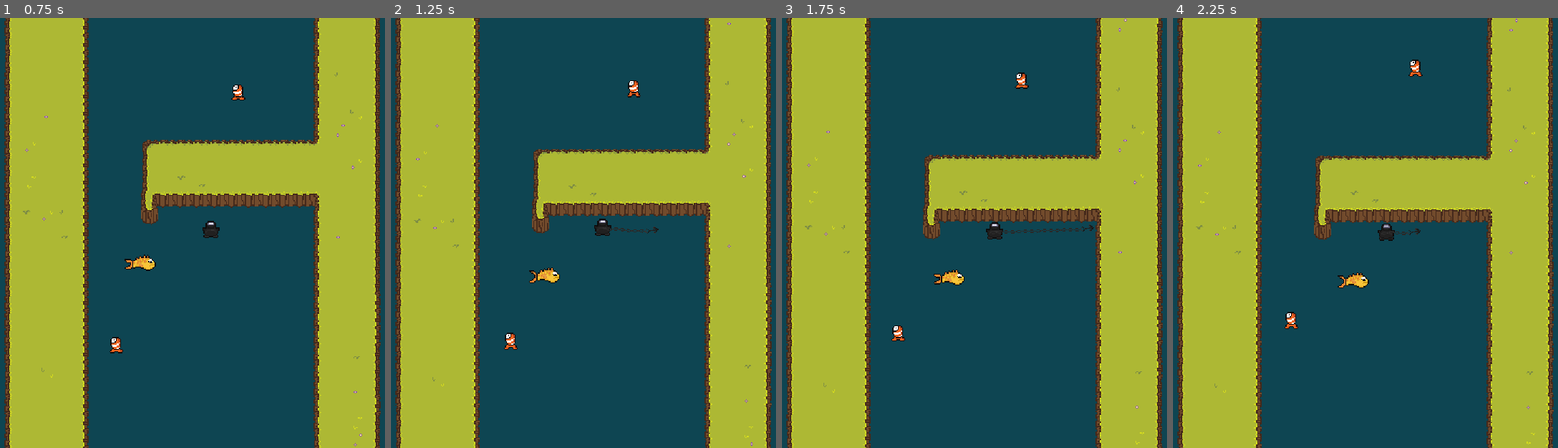
Above: before the commit, frames 1-4 (left to right).
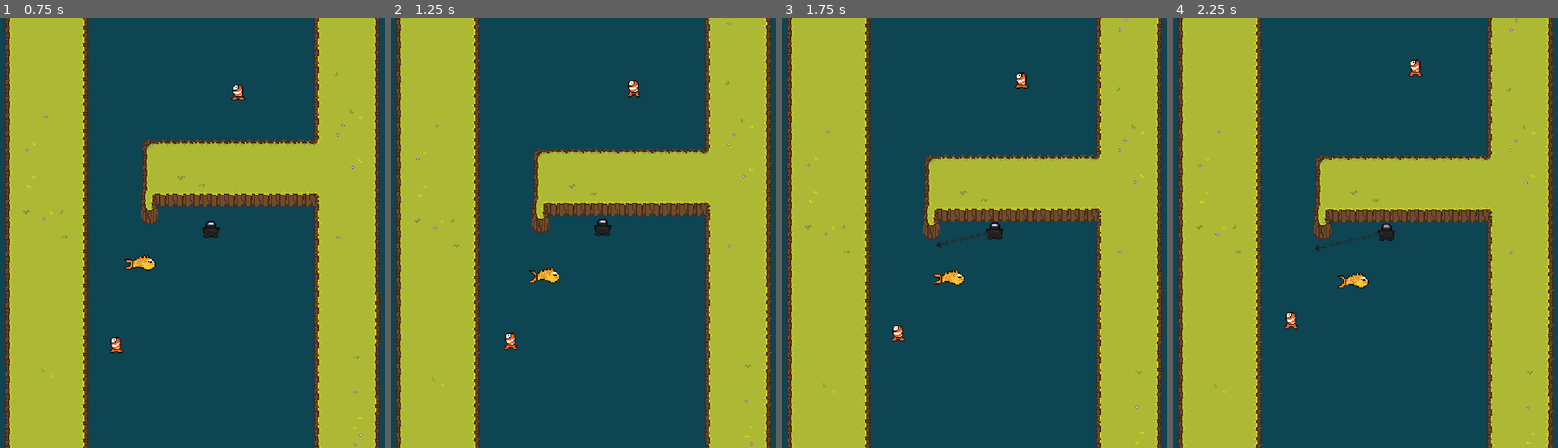
Above: after the commit, the same moments.

Repository: TeamKebab/GodotWildJam41
Game: Godot game, scene res://fishies/blowfish/test.tscn
The game is run twice, just before and just after one commit, with the same random seed, the same clock (stepped at 60 frames per second) and the same inputs. This scene is started directly instead of the project's main scene. Sound files missing from this copy of the repository are replaced by a short silence.
Inputs (mouse positions are in pixels of both pictures, inside the frame that each line leads up to):
- Up to frame 1 (0.75 s): tap Enter at 0.5 s; move the mouse to (331, 211) at 0.52 s; hold Right mouse button (reelin) from 0.53 s (still down)
- Up to frame 2 (1.25 s): keep holding Right mouse button (reelin); click (722, 211) at 0.8 s
- Up to frame 3 (1.75 s): release Right mouse button (reelin) at 1.25 s; drag from (882, 254) to (993, 228) at 1.27 s
- Up to frame 4 (2.25 s): move the mouse to (1438, 138) at 2.02 s; hold Right mouse button (reelin) from 2.03 s (still down)

Frame 1 is identical in both runs. In frame 2, less than 0.1% of the frame differs, in the area x 56-70%, y 48-51%; in frame 3, 0.2%, in the area x 40-82%, y 48-54%; in frame 4, 0.1%.

Commit message:
touch event shoot

Diff:
--- a/src/player/harpoon/states/base.gd
+++ b/src/player/harpoon/states/base.gd
@@ -5,11 +5,12 @@
 
 
 func handle_input(event: InputEvent) -> void:
-	if Input.is_action_just_pressed("reelin"):
+	if Input.is_action_pressed("reelin"):
 		reel_in()
 	elif Input.is_action_just_pressed("shoot"):
 		shoot()
-
+	elif event is InputEventScreenTouch and event.is_pressed():
+		shoot()
 
 func shoot() -> void:
 	pass
